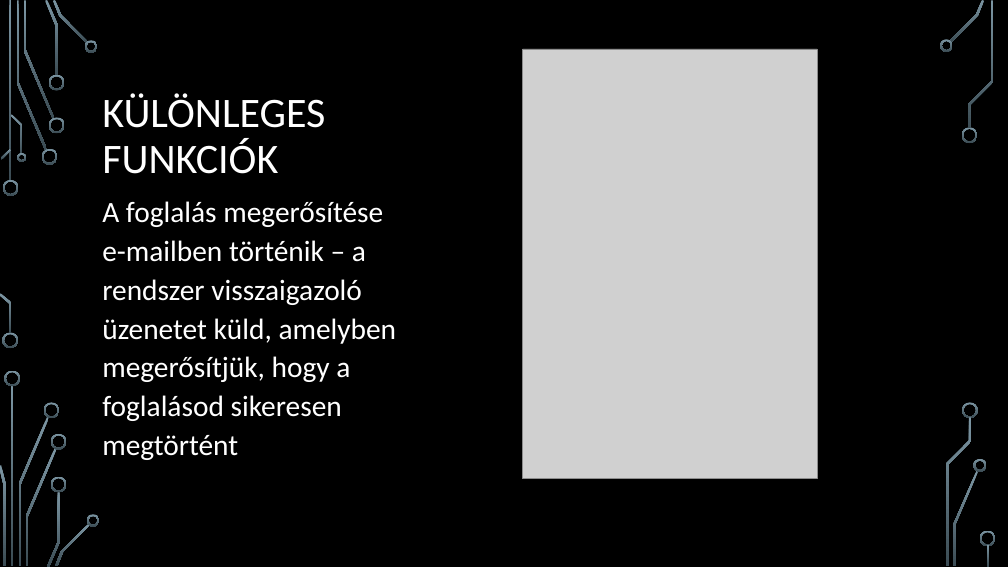
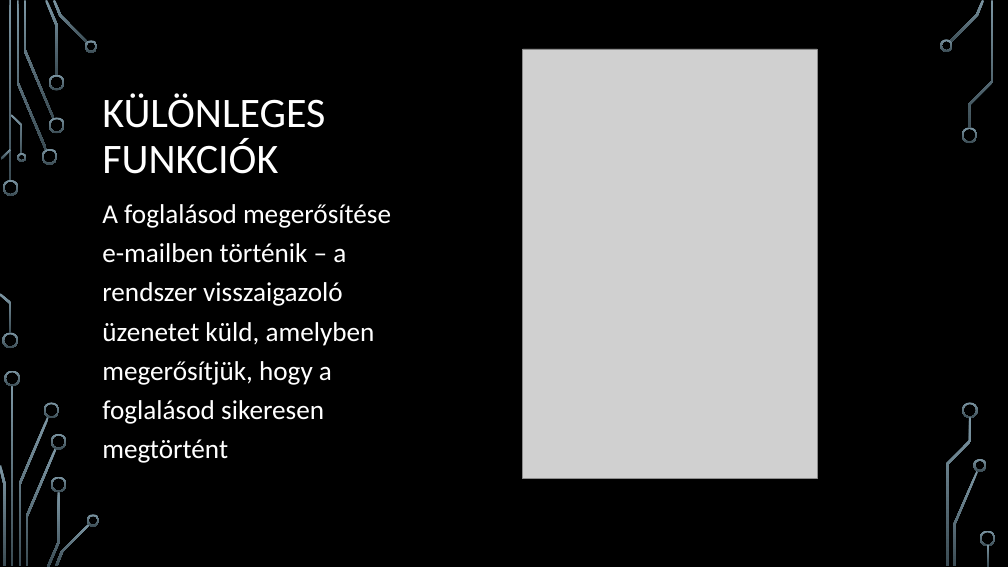
Before and after one commit to MrTahil/hotel, a slide deck: slide 22 of HMZ-rt.pptx. Drawn at 1008x567 pixels with LibreOffice and Linux fonts; fonts in the diff are those of the drawing; grey boxes stand for pictures; background and template pictures are left out. Boxes give left, top, right and bottom in pixels: in the first picture for what was removed or moved away, otherwise in the second. Text is boxed around its words. In the diff, an @@ line names an element or a change of style, - is before the commit and + after.

```diff
--- a/HMZ-rt.pptx
+++ b/HMZ-rt.pptx
@@ text at (102, 204, 391, 463): text changed; size 28 to 25.9 pt @@
-A foglalás megerősítése e-mailben történik – a rendszer visszaigazoló üzenetet küld, amelyben megerősítjük, hogy a foglalásod sikeresen megtörtént
+A foglalásod megerősítése e-mailben történik – a rendszer visszaigazoló üzenetet küld, amelyben megerősítjük, hogy a foglalásod sikeresen megtörtént
```
